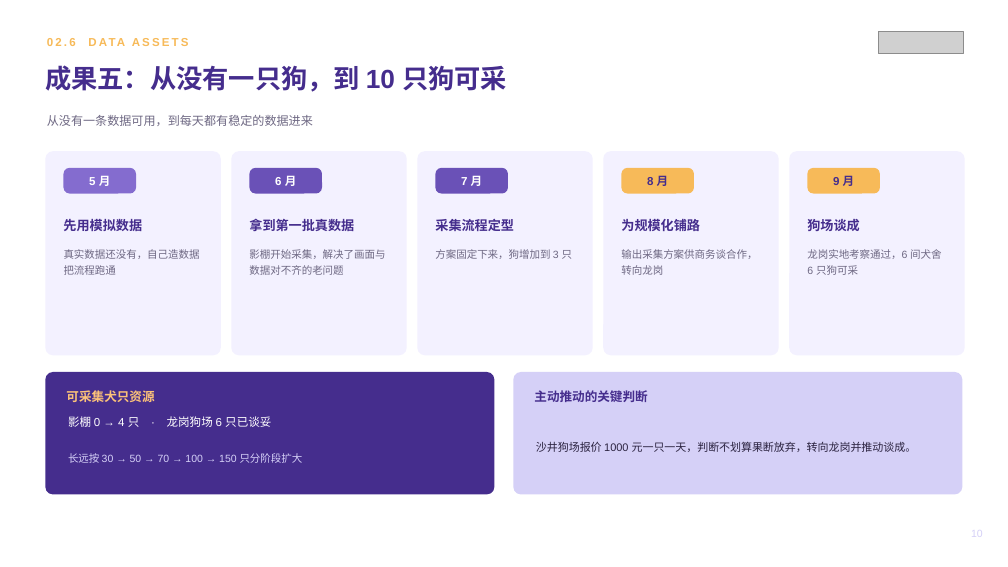
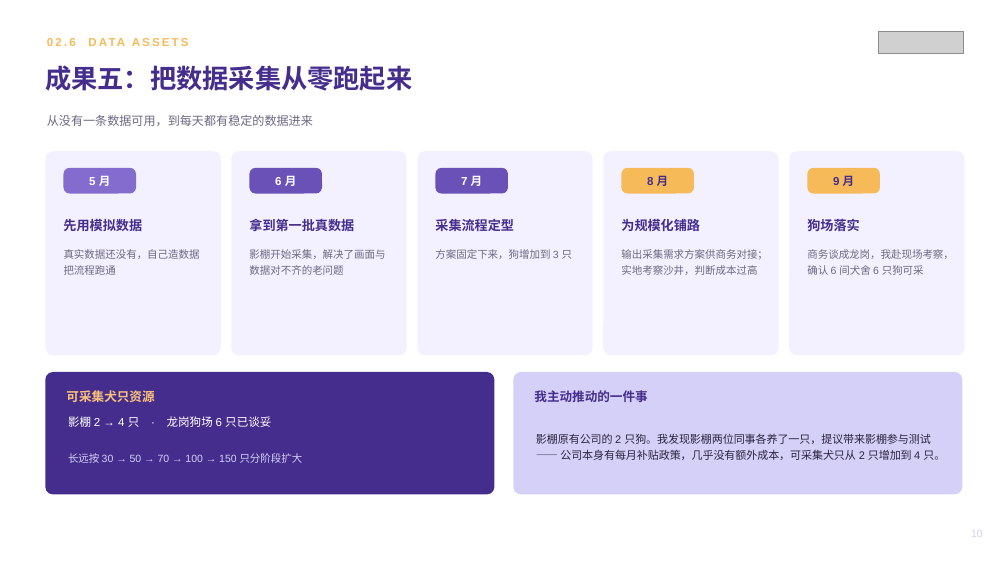
Before and after one commit to zhuyetuo/workplace_soft_skills, a slide deck: slide 10 of 转正述职/转正述职报告-Toky.pptx. Drawn at 1008x567 pixels with LibreOffice and Linux fonts; fonts in the diff are those of the drawing; grey boxes stand for pictures. Boxes give left, top, right and bottom in pixels: in the first picture for what was removed or moved away, otherwise in the second. Text is boxed around its words. In the diff, an @@ line names an element or a change of style, - is before the commit and + after.

```diff
--- a/转正述职/转正述职报告-Toky.pptx
+++ b/转正述职/转正述职报告-Toky.pptx
@@ text at (45, 65, 412, 91): text changed @@
-成果五：从没有一只狗，到 10 只狗可采
+成果五：把数据采集从零跑起来
@@ text at (807, 219, 859, 231): text changed @@
-狗场谈成
+狗场落实
@@ text at (621, 249, 768, 275): text changed @@
-输出采集方案供商务谈合作，转向龙岗
+输出采集需求方案供商务对接；实地考察沙井，判断成本过高
@@ text at (807, 249, 954, 275): text changed @@
-龙岗实地考察通过，6 间犬舍 6 只狗可采
+商务谈成龙岗，我赴现场考察，确认 6 间犬舍 6 只狗可采
@@ text at (68, 416, 271, 427): text changed @@
-影棚 0 → 4 只 · 龙岗狗场 6 只已谈妥
+影棚 2 → 4 只 · 龙岗狗场 6 只已谈妥
@@ text at (534, 390, 647, 402): text changed @@
-主动推动的关键判断
+我主动推动的一件事
@@ text at (536, 434, 945, 460): text changed @@
-沙井狗场报价 1000 元一只一天，判断不划算果断放弃，转向龙岗并推动谈成。
+影棚原有公司的 2 只狗。我发现影棚两位同事各养了一只，提议带来影棚参与测试 —— 公司本身有每月补贴政策，几乎没有额外成本，可采集犬只从 2 只增加到 4 只。
```
Also in this commit, not shown: 1 other slide changed, 1 other file.
